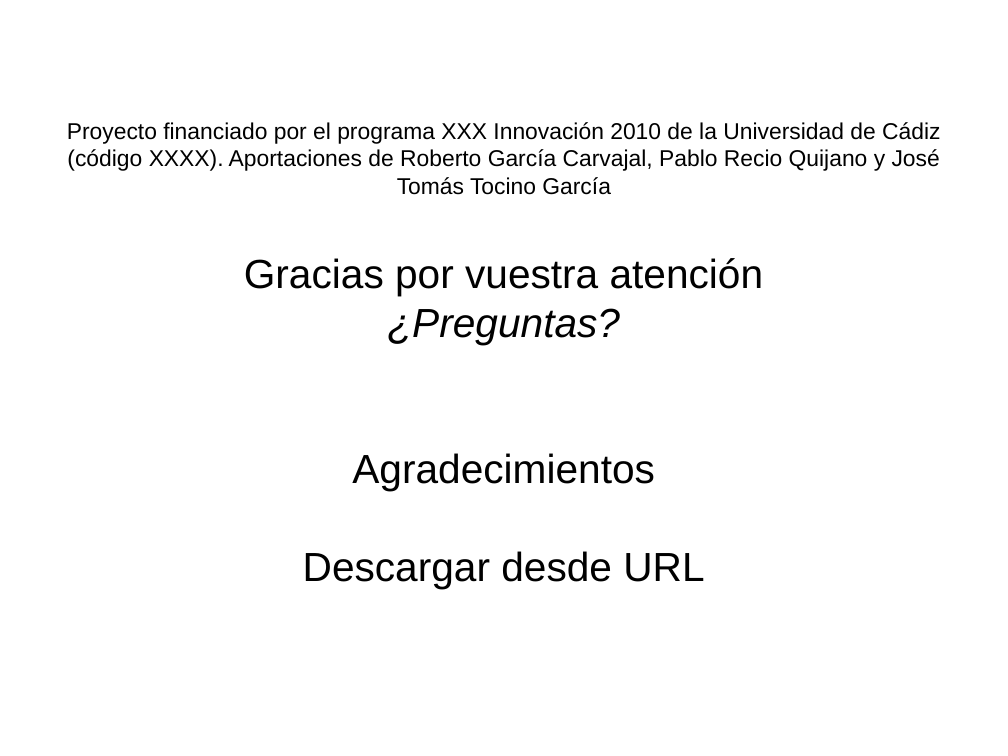
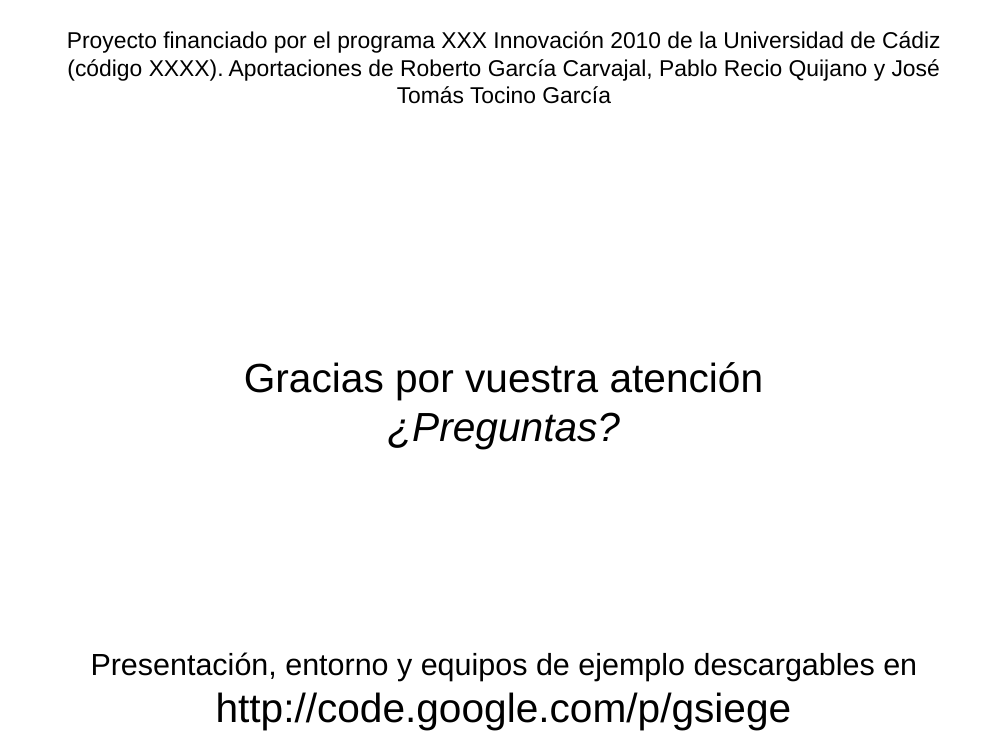
Before and after one commit to rompehielos013013013/gsiege, a slide deck: slide 23 of presentacion/expertoUCLM2014/SSEE-IA.odp (slide 19 before the commit). Drawn at 1008x756 pixels with LibreOffice and Linux fonts; fonts in the diff are those of the drawing. Boxes give left, top, right and bottom in pixels: in the first picture for what was removed or moved away, otherwise in the second. Text is boxed around its words. In the diff, an @@ line names an element or a change of style, - is before the commit and + after.

```diff
--- a/presentacion/expertoUCLM2014/SSEE-IA.odp
+++ b/presentacion/expertoUCLM2014/SSEE-IA.odp
@@ subtitle "Proyecto financiado por el programa ...": place and size @@
-subtitle "Proyecto financiado por el programa ..." at box(67, 122, 940, 588)
+subtitle "Proyecto financiado por el programa ..." at box(67, 31, 940, 729)
@@ subtitle at box(91, 652, 917, 729): text changed; size 32 to 24 pt @@
-Agradecimientos
-Descargar desde URL
+Presentación, entorno y equipos de ejemplo descargables en
+http://code.google.com/p/gsiege
```
Also in this commit, not shown: 3 other slides changed, 4 slides added.
